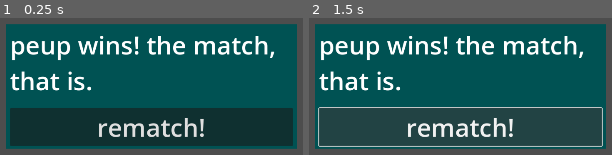
Above: before the commit, frames 1-2 (left to right).
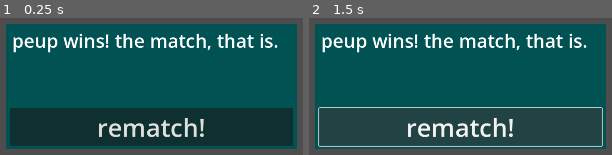
Above: after the commit, the same moments.

Repository: yusufmte/peung-app
Game: Godot game, scene res://scenes/win.tscn
Same seed, same stepped clock (60 frames per second), same inputs: the game is played once before the commit and once after it. This scene is started directly instead of the project's main scene.
Inputs:
- Up to frame 1 (0.25 s): no input
- Up to frame 2 (1.5 s): click "rematch!" at 0.5 s; click "rematch!" at 1.25 s

The runs differ from the first frame. In frame 1, 7.8% of the frame differs, in the area x 3-92%, y 10-54%; in frame 2, 7.8%.

Commit message:
completely refactor win logic with new win scene - address #7 and #17

Diff:
--- a/scenes/win.gd
+++ /dev/null
@@ -1,9 +0,0 @@
-extends Control
-
-func _init(winning_player,victory_type):
-	if victory_type == "onegame":
-		pass
-	if victory_type == "match_partial":
-		pass
-	if victory_type == "match_complete":
-		pass
--- a/scenes/win.tscn
+++ b/scenes/win.tscn
@@ -1,6 +1,6 @@
 [gd_scene load_steps=2 format=3 uid="uid://02vjo74kxyes"]
 
-[ext_resource type="Script" uid="uid://ck5gqgs45rwwg" path="res://scenes/win.gd" id="1_r4oei"]
+[ext_resource type="Script" uid="uid://ck5gqgs45rwwg" path="res://scripts/win.gd" id="1_r4oei"]
 
 [node name="win" type="Control"]
 layout_mode = 3
@@ -9,6 +9,7 @@
 anchor_bottom = 1.0
 grow_horizontal = 2
 grow_vertical = 2
+mouse_filter = 2
 script = ExtResource("1_r4oei")
 
 [node name="ColorRect" type="ColorRect" parent="."]
@@ -19,10 +20,10 @@
 anchor_top = 0.5
 anchor_right = 0.5
 anchor_bottom = 0.5
-offset_left = -20.0
-offset_top = -20.0
-offset_right = 20.0
-offset_bottom = 20.0
+offset_left = -350.0
+offset_top = -150.0
+offset_right = 350.0
+offset_bottom = 150.0
 grow_horizontal = 2
 grow_vertical = 2
 color = Color(0, 0.321118, 0.324264, 1)
@@ -43,15 +44,18 @@
 layout_mode = 2
 
 [node name="VictoryLabel" type="Label" parent="ColorRect/MarginContainer/VBoxContainer"]
+unique_name_in_owner = true
 custom_minimum_size = Vector2(670, 190)
 layout_mode = 2
-size_flags_vertical = 2
+size_flags_horizontal = 4
+size_flags_vertical = 6
 theme_override_colors/font_color = Color(1, 1, 1, 1)
-theme_override_font_sizes/font_size = 60
+theme_override_font_sizes/font_size = 45
 text = "peup wins! the match, that is."
 autowrap_mode = 2
 
 [node name="VictoryButton" type="Button" parent="ColorRect/MarginContainer/VBoxContainer"]
+unique_name_in_owner = true
 layout_mode = 2
 size_flags_vertical = 10
 theme_override_font_sizes/font_size = 60
--- a/scripts/global.gd
+++ b/scripts/global.gd
@@ -14,7 +14,6 @@
 var _tts_voice = null
 
 var _base_sound_keys : Array[String] = [
-	"begin game",
 	"point",
 	"point removed from",
 	"serve",
@@ -23,8 +22,8 @@
 	"deuce",
 	"match score",
 	"game score",
-	"point award chime",
-	"point rescind chime",
+	"point award chime", # short ding
+	"point rescind chime", # longer vwoopt
 	"victory chime", # (three notes ending with a longer chord)
 	"grand victory chime", # (three series of three notes, ending with a longer greater chord)
 ]
--- a/scripts/match.gd
+++ b/scripts/match.gd
@@ -1,8 +1,6 @@
 extends Control
 
 var starting_server = randi_range(0, 1)
-var total_game_points = 0
-var total_match_points = 0
 var current_server = 0
 var serve_marker = []
 var serve_label = []
@@ -14,9 +12,9 @@
 var remove_point_button = []
 var name_label = []
 var player_rect = []
-var gamestate = "" #"onegame_win", "onegame_ongoing", "match_ongoing", "match_partial_win", "match_complete_win"
-var match_ongoing = true
-var one_game_of_multiple_win_screen = false
+var gamestate = "" #"ongoing", "onegame_win", "match_partial_win", "match_complete_win"
+var win_scene = preload("res://scenes/win.tscn")
+var win_box
 var deuce = false
 var games_needed_to_win_match = int(Global.num_games / 2) + 1
 
@@ -91,40 +89,33 @@
 		Callable(self, "_on_tts_utterance_ended"),
 	)
 
-	queue_sound("begin game")
+	gamestate = "ongoing"
 	announce_server()
 
 func reset_game():
 	game_score.fill(0)
-	total_game_points = 0
 	deuce = false
 	deuce_label.hide()
 	for label in game_score_label:
 		label.text = "0"
-	for label in serve_label:
-		label.text = "SERVE"
 	starting_server = randi_range(0, 1)
 	update_server()
 
 	sound_queue.clear()
-	queue_sound("match score")
-	announce_scores(match_score)
-	queue_sound("game score")
-	announce_scores(game_score)
-	queue_sound("begin game")
+	if Global.num_games > 1:
+		queue_sound("match score")
+		announce_scores(match_score)
+		queue_sound("game score")
+		announce_scores(game_score)
+	gamestate = "ongoing"
 	announce_server()
 
 func _unhandled_input(event):
-	if not match_ongoing:
-		return
 	if not event is InputEventMouseButton:
 		return
 
 	if event.is_pressed():
-		if one_game_of_multiple_win_screen:
-			one_game_of_multiple_win_screen = false
-			reset_game()
-		else:
+		if gamestate == "ongoing":
 			var player_at_pos = get_player_at_pos(event.position)
 			if player_at_pos != 2:
 				award_point(player_at_pos)
@@ -137,10 +128,12 @@
 	return 2 # indicates neither color rect node contains the position
 
 func award_point(player_being_awarded):
-	total_game_points = total_game_points + 1
 	game_score[player_being_awarded] = game_score[player_being_awarded] + 1
 	game_score_label[player_being_awarded].text = str(game_score[player_being_awarded])
 	update_server()
+
+	if check_for_game_or_match_victory():
+		return
 
 	sound_queue.clear()
 	queue_sound("point award chime")
@@ -148,13 +141,10 @@
 	queue_sound("point")
 	announce_scores(game_score)
 	update_deuce_label()
-	check_for_game_victory()
-	if match_ongoing and not one_game_of_multiple_win_screen:
-		announce_server()
+	announce_server()
 
 func confiscate_point(player_being_punished):
-	if game_score[player_being_punished] > 0 and match_ongoing and not one_game_of_multiple_win_screen:
-		total_game_points = total_game_points - 1
+	if game_score[player_being_punished] > 0:
 		game_score[player_being_punished] = game_score[player_being_punished] - 1
 		game_score_label[player_being_punished].text = str(game_score[player_being_punished])
 		update_server()
@@ -167,6 +157,20 @@
 		update_deuce_label()
 		announce_server()
 
+		if gamestate != "ongoing" and not check_for_game_or_match_victory(): #if the gamestate was not "ongoing", but there isn't a victor anymore
+			prematurely_remove_win_box()
+			if gamestate == "match_complete_win": # because the match score is updated early when a whole multigame match is won, the unearned match points must be rescinded here
+				if match_score[0] > match_score[1]:
+					match_score[0] = match_score[0] - 1
+					match_score_label[0].text = str(match_score[0])
+				if match_score[1] > match_score[0]:
+					match_score[1] = match_score[1] - 1
+					match_score_label[1].text = str(match_score[1])
+			gamestate = "ongoing"
+
+		if check_for_game_or_match_victory():
+			return
+
 func is_deuce():
 	return (game_score[0] >= 10 and game_score[1] >= 10)
 
@@ -178,62 +182,76 @@
 	else:
 		deuce_label.hide()
 
-func check_for_game_victory():
-	if game_score[0] < 10 and game_score[1] < 10: #neither deuce nor victory
-		return
+func show_win_box(winning_player,win_type):
+	win_box = win_scene.instantiate()
+	win_box.initialize(winning_player,win_type)
+	add_child(win_box)
+	win_box.rematch.connect(_on_rematch_pressed)
+	win_box.nextgame.connect(_on_nextgame_pressed)
+
+func prematurely_remove_win_box():
+	remove_child(win_box)
+
+func _on_rematch_pressed():
+	match_score.fill(0)
+	for label in match_score_label:
+		label.text = "0"
+	reset_game()
+
+func _on_nextgame_pressed():
+	var victor = check_game_victor()
+	match_score[victor] = match_score[victor] + 1
+	match_score_label[victor].text = str(match_score[victor])
+	reset_game()
+
+func check_game_victor():
 	if game_score[0] > 10 or game_score[1] > 10: #someone winning (if there is a 2pt lead, checked below)
-			if game_score[0] > (game_score[1] + 1):
-				game_victory(0)
-			if game_score[1] > (game_score[0] + 1):
-				game_victory(1)
-
-func game_victory(game_winning_player):
-	if Global.num_games > 1:
-		award_game_point(game_winning_player)
-		total_match_points = total_match_points + 1
-	else:
-		declare_game_winner(game_winning_player)
-		match_ongoing = false
-
-func award_game_point(game_winning_player):
-	match_score[game_winning_player] = match_score[game_winning_player] + 1
-	match_score_label[game_winning_player].text = str(match_score[game_winning_player])
-	check_for_match_victory()
-	if match_ongoing:
-		declare_game_winner(game_winning_player)
-		one_game_of_multiple_win_screen = true
-
-func check_for_match_victory():
-	if match_score[0] >= games_needed_to_win_match:
-		declare_match_winner(0)
-	if match_score[1] >= games_needed_to_win_match:
-		declare_match_winner(1)
-
-func declare_game_winner(game_winning_player):
-	serve_label[game_winning_player].text = "WIN!!"
-	serve_marker[game_winning_player].show()
-	serve_marker[(game_winning_player + 1) % 2].hide()
-	queue_sound("victory chime")
-	queue_sound([Global.p1_name, Global.p2_name][game_winning_player])
-	queue_sound("wins the game")
-
-func declare_match_winner(match_winning_player):
-	match_ongoing = false
-	serve_label[match_winning_player].text = "MATCH WIN!!"
-	serve_marker[match_winning_player].show()
-	serve_marker[(match_winning_player + 1) % 2].hide()
-	queue_sound("grand victory chime")
-	queue_sound([Global.p1_name, Global.p2_name][match_winning_player])
-	queue_sound("wins the match")
+		if game_score[0] > (game_score[1] + 1):
+			return 0
+		if game_score[1] > (game_score[0] + 1):
+			return 1
+	return 2 #no one winning
+
+func check_for_game_or_match_victory():
+	var victor = check_game_victor()
+	if check_game_victor() < 2 and gamestate == "ongoing": # this means someone is newly winning the GAME
+		if Global.num_games == 1: # if there is one game, declare the victor
+			sound_queue.clear()
+			queue_sound("victory chime")
+			queue_sound([Global.p1_name, Global.p2_name][victor])
+			queue_sound("wins the game")
+			show_win_box(victor,"onegame")
+			gamestate = "onegame_win"
+			return true
+		else: # if there are multiple games, either declare the game or match victor
+			if (match_score[victor] + 1) < games_needed_to_win_match: # more games left in the match
+				sound_queue.clear()
+				queue_sound("victory chime")
+				queue_sound([Global.p1_name, Global.p2_name][victor])
+				queue_sound("wins the game")
+				show_win_box(victor,"match_partial")
+				gamestate = "match_partial_win"
+				return true
+			else: # once victor wins this game, they will have won the match
+				sound_queue.clear()
+				queue_sound("grand victory chime")
+				queue_sound([Global.p1_name, Global.p2_name][victor])
+				queue_sound("wins the match")
+				match_score[victor] = match_score[victor] + 1 # the match score incrementation is usually in the "nextgame" button - so when the match is won, this needs to be done here
+				match_score_label[victor].text = str(match_score[victor])
+				show_win_box(victor,"match_complete")
+				gamestate = "match_complete_win"
+				return true
+	return false
 
 func update_server():
 	if not is_deuce():
-		if (total_game_points % 4) < 2: #serve alternates every 2pts
+		if ((game_score[0]+game_score[1]) % 4) < 2: #serve alternates every 2pts
 			set_server_to(starting_server)
 		else:
 			set_server_to(1 - starting_server) #makes server 0 if starting server was 1, and vice versa
 	else: #serve alternates every 1pt in deuce mode
-			set_server_to((total_game_points + starting_server) % 2) #this is weird, but i believe ends up correctly calculating the deuce server
+			set_server_to(((game_score[0]+game_score[1]) + starting_server) % 2) #this is weird, but i believe ends up correctly calculating the deuce server
 
 func set_server_to(server):
 	current_server = server
--- /dev/null
+++ b/scripts/win.gd
@@ -0,0 +1,26 @@
+extends Control
+
+signal rematch
+signal nextgame
+
+func initialize(winning_player,victory_type):
+	if victory_type == "onegame":
+		%VictoryLabel.text = [Global.p1_name, Global.p2_name][winning_player] + " wins the game!"
+		%VictoryButton.text = "rematch!"
+		%VictoryButton.pressed.connect(_on_rematch_pressed)
+	if victory_type == "match_partial":
+		%VictoryLabel.text = [Global.p1_name, Global.p2_name][winning_player] + " wins the game! but the match continues... (best of " + str(Global.num_games) + ")"
+		%VictoryButton.text = "next game..."
+		%VictoryButton.pressed.connect(_on_nextgame_pressed)
+	if victory_type == "match_complete":
+		%VictoryLabel.text = [Global.p1_name, Global.p2_name][winning_player] + " wins!! the match, that is."
+		%VictoryButton.text = "rematch!"
+		%VictoryButton.pressed.connect(_on_rematch_pressed)
+
+func _on_rematch_pressed():
+	emit_signal("rematch")
+	queue_free()
+
+func _on_nextgame_pressed():
+	emit_signal("nextgame")
+	queue_free()
Renamed: scenes/win.gd.uid -> scripts/win.gd.uid
